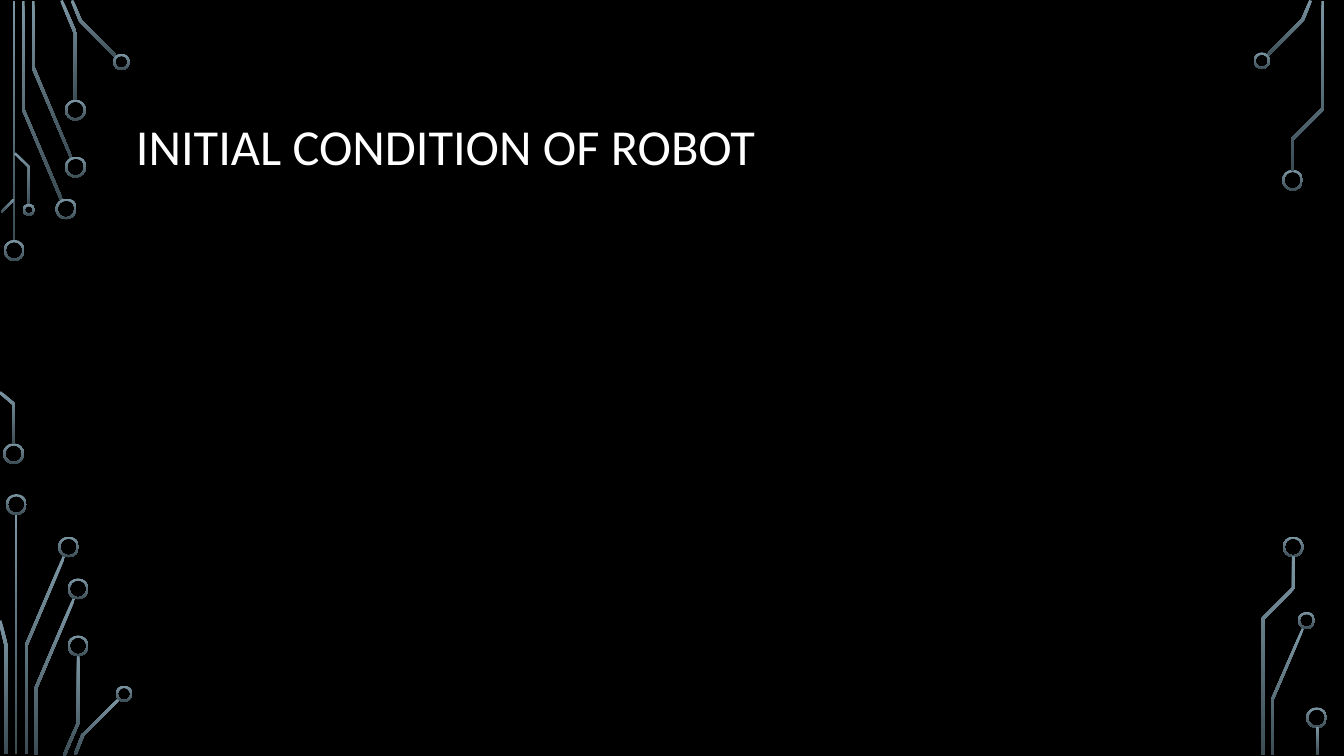
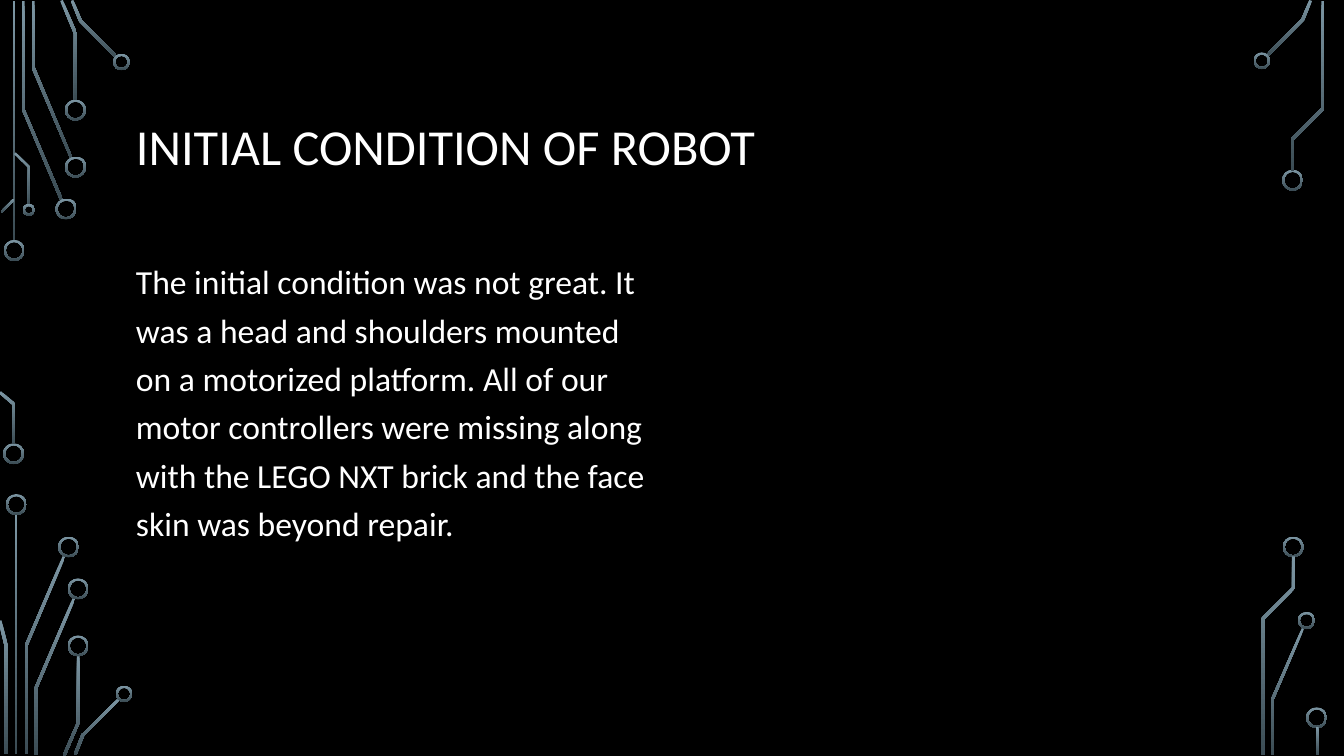
Before and after one commit to vernonrj/robotics-kinect, a slide deck: slide 6 of Nixon Bohr.pptx. Drawn at 1344x756 pixels with LibreOffice and Linux fonts; fonts in the diff are those of the drawing; background and template pictures are left out. Boxes give left, top, right and bottom in pixels: in the first picture for what was removed or moved away, otherwise in the second. Text is boxed around its words. In the diff, an @@ line names an element or a change of style, - is before the commit and + after.

```diff
--- a/Nixon Bohr.pptx
+++ b/Nixon Bohr.pptx
@@ text added at bbox=[136, 270, 645, 542], 24 pt, text #FFFFFF @@
+The initial condition was not great. It was a head and shoulders mounted on a motorized platform. All of our motor controllers were missing along with the LEGO NXT brick and the face skin was beyond repair.
```
Also in this commit, not shown: 4 other slides changed.
